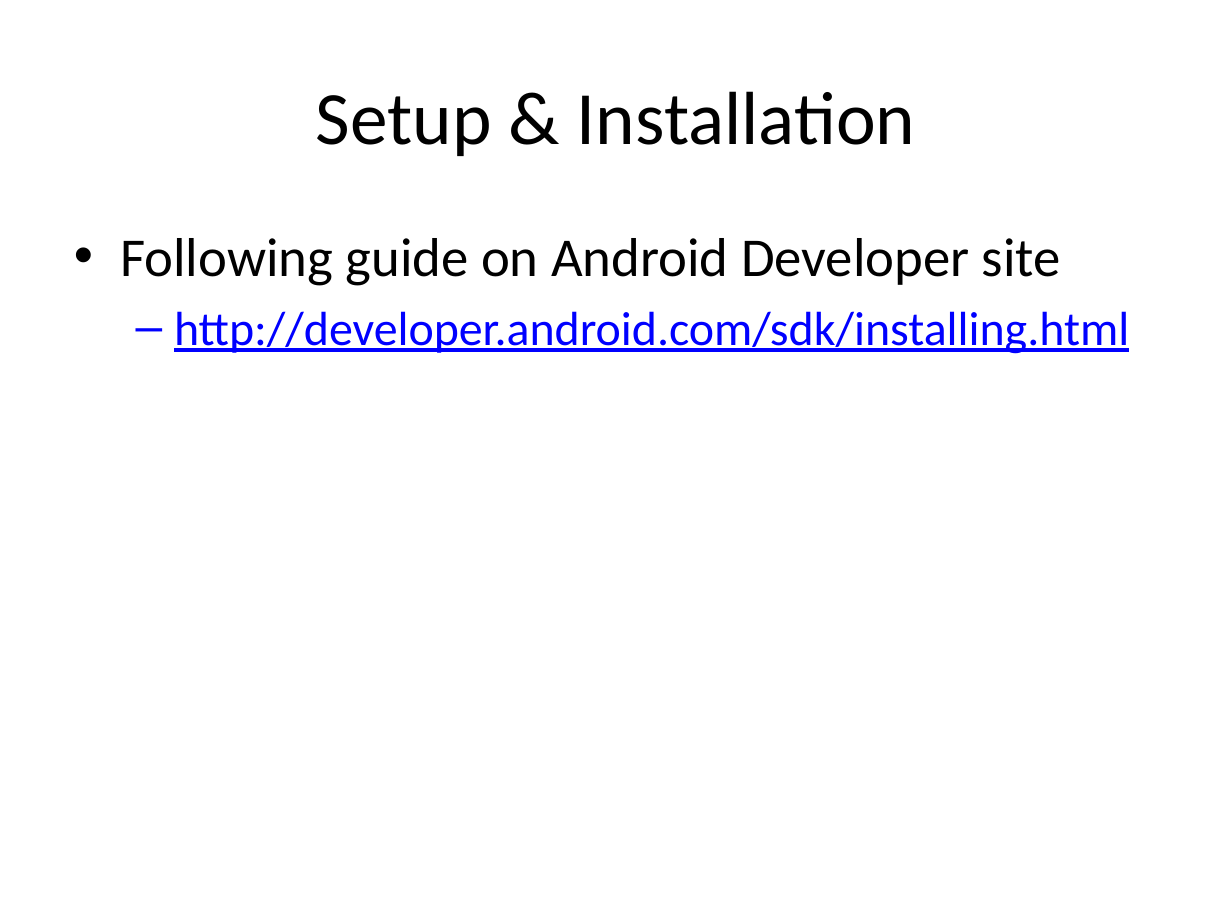
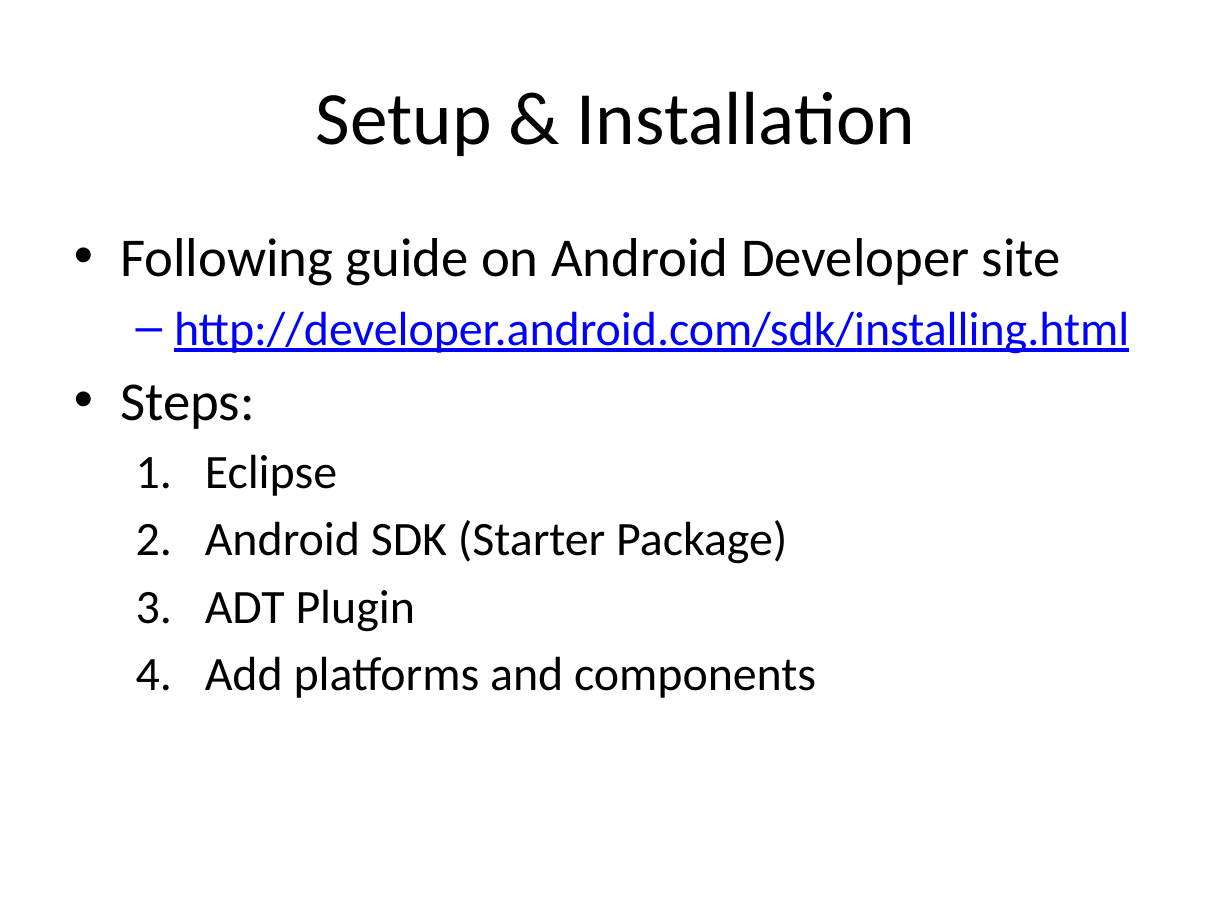
Before and after one commit to chadmaughan/learn-android, a slide deck: slide 9 of android.pptx (slide 5 before the commit). Drawn at 1232x924 pixels with LibreOffice and Linux fonts; fonts in the diff are those of the drawing. Boxes give left, top, right and bottom in pixels: in the first picture for what was removed or moved away, otherwise in the second. Text is boxed around its words. In the diff, an @@ line names an element or a change of style, - is before the commit and + after.

```diff
--- a/android.pptx
+++ b/android.pptx
@@ text at [120,384,816,698]: paragraphs added @@
+• Steps:
+  1. Eclipse
+  2. Android SDK (Starter Package)
+  3. ADT Plugin
+  4. Add platforms and components
```
Also in this commit, not shown: 9 other slides changed, 4 slides added, 17 other files.
